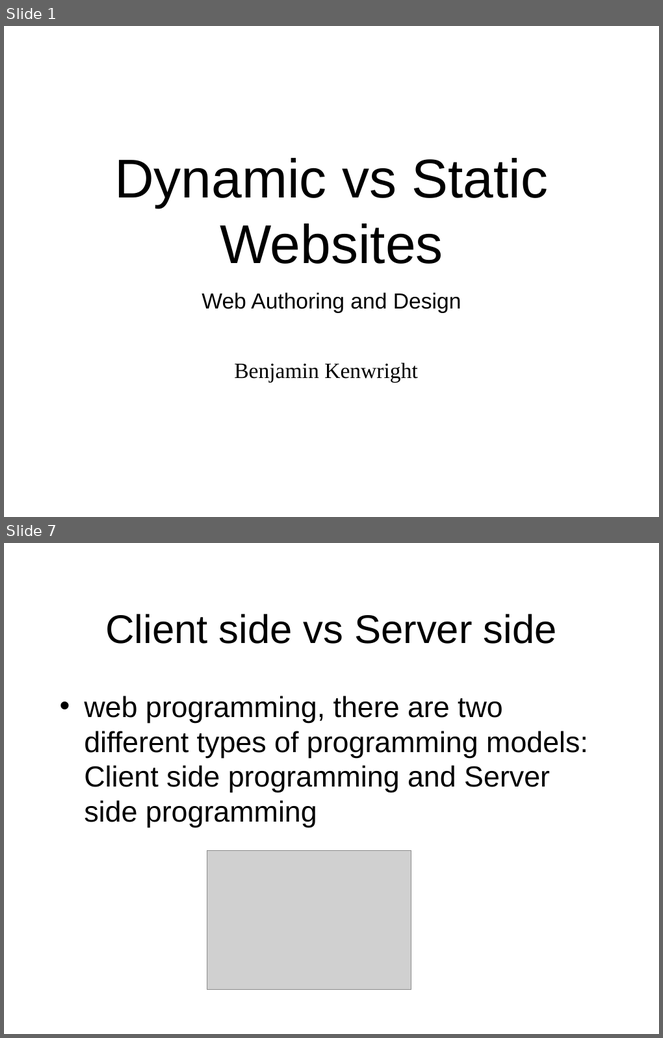
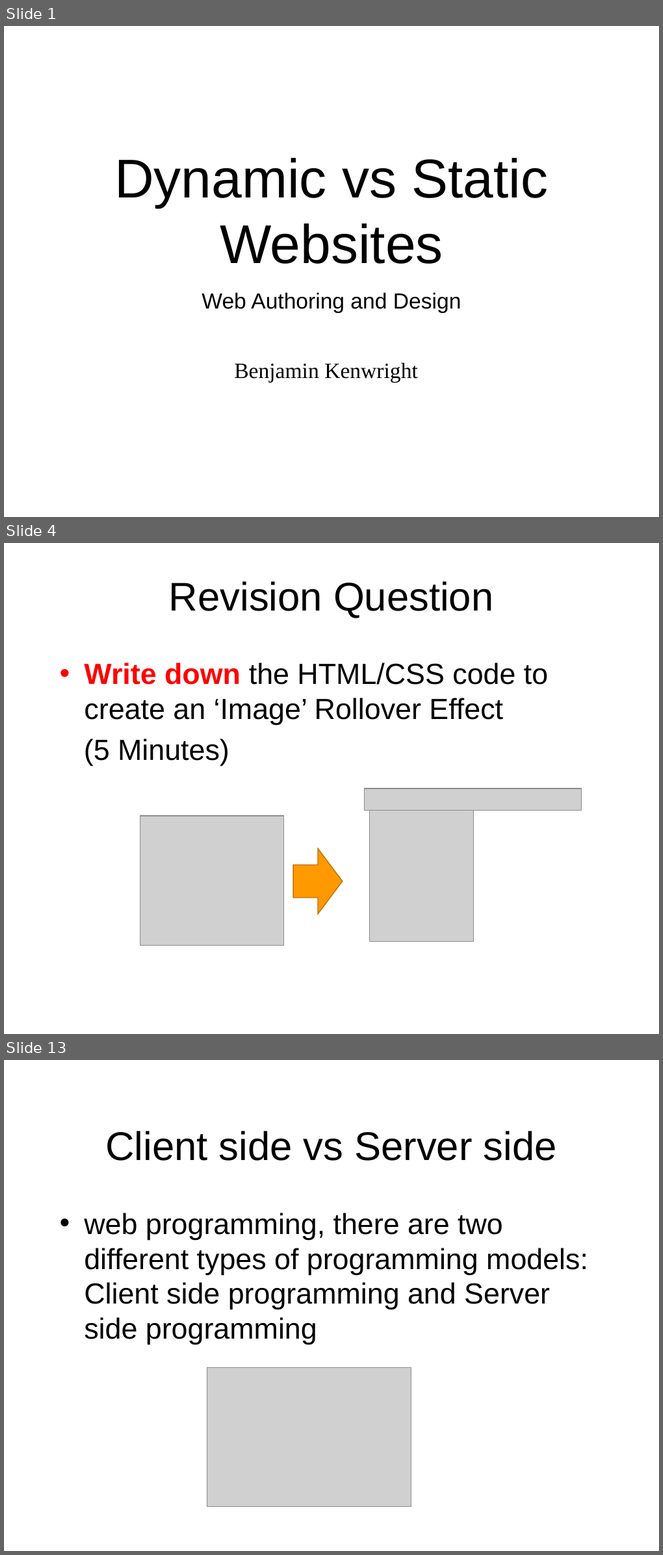
Before and after one commit to octaviordz/zjnu2017.github.io, a slide deck: WAD/lectures/080--Dynamic.vs.Static.Websites.pptx. Shown one above the other, each under a label of ours: slides 1 and 7 before the commit, slides 1, 4 and 13 after it; the slides between them are not shown. The pictures are 663x1038 and 663x1555 pixels, drawn with LibreOffice and Linux fonts; fonts in the diff are those of the drawing; grey boxes stand for pictures. Boxes give left, top, right and bottom in pixels: in the first picture for what was removed or moved away, otherwise in the second. Text is boxed around its words. In the diff, an @@ line names an element or a change of style, - is before the commit and + after.

```diff
--- a/WAD/lectures/080--Dynamic.vs.Static.Websites.pptx
+++ b/WAD/lectures/080--Dynamic.vs.Static.Websites.pptx
@@ slide 4 added at <box>4,543,659,1034</box>, background #FFFFFF @@
@@ title added at <box>169,581,493,618</box>, 44 pt, text #000000 @@
+Revision Question
@@ text added at <box>84,663,548,766</box>, 32 pt, text #000000 @@
+• Write down the HTML/CSS code to create an ‘Image’ Rollover Effect
+(5 Minutes)
@@ picture added at <box>364,789,581,810</box> @@
@@ picture added at <box>369,810,473,941</box> @@
@@ picture added at <box>140,816,284,946</box> @@
@@ right arrow added at <box>294,849,343,915</box>, fill #FF9900, outline #BD7100 1 pt @@
@@ what was slide 7 is now slide 13 @@
```
Also in this commit, not shown: 5 slides changed, 5 other slides added.
